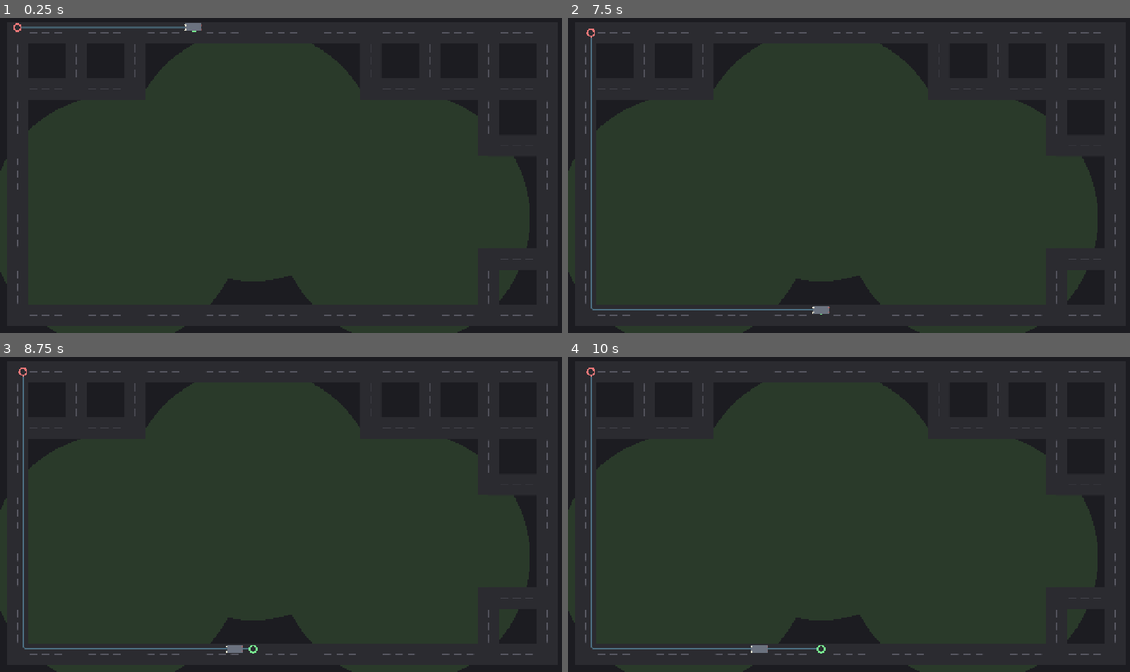
Above: before the commit, frames 1-4 (two rows, left to right).
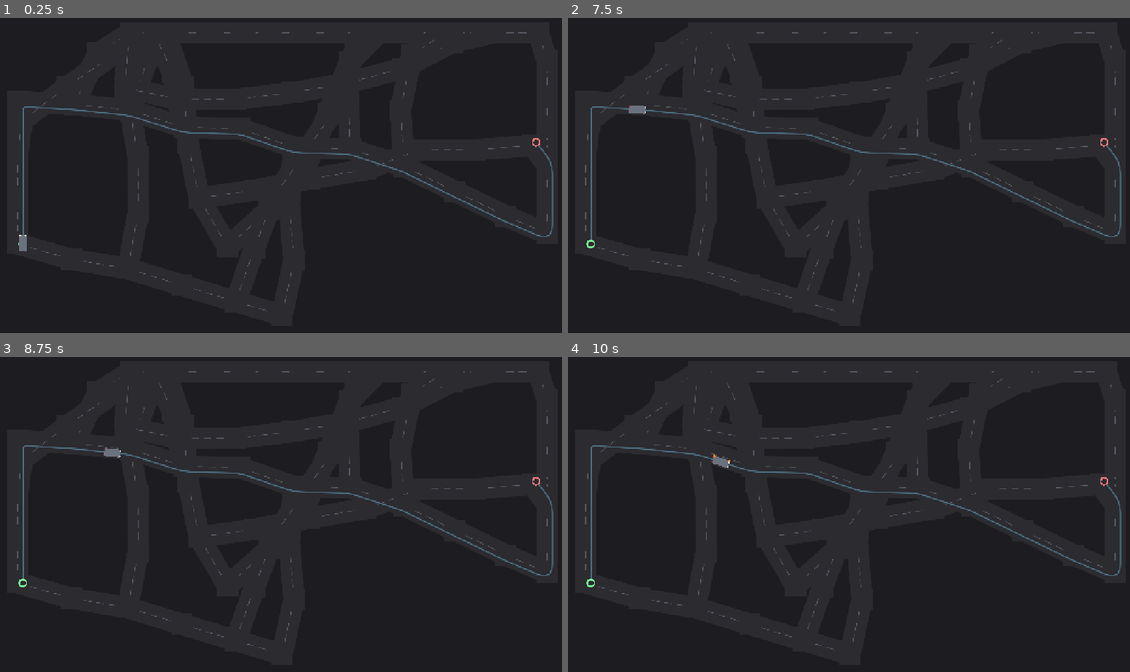
Above: after the commit, the same moments.

Repository: kristofsw/city-traffic-sim
Game: Godot game, scene res://scenes/main.tscn
Two runs of this game, one before a commit and one after it. Both use one fixed random seed, a clock stepped at 60 frames per second and the inputs below.
Inputs (mouse positions are in pixels of both pictures, inside the frame that each line leads up to):
- Up to frame 1 (0.25 s): no input
- Up to frame 2 (7.5 s): tap Enter at 0.5, 2, 3.5 s; move the mouse to (972, 159) at 0.52 s; hold Shift 0.53-1.25 s; click (972, 159) at 0.67 s; tap Space at 1.25, 2.75, 4.25 s; drag from (736, 191) to (820, 238) at 1.27 s; move the mouse to (905, 103) at 2.02 s; tap Ctrl at 2.1, 6.6 s; click (905, 103) at 2.17 s; drag from (820, 238) to (680, 125) at 2.77 s; move the mouse to (1017, 222) at 3.52 s; tap Alt at 3.6 s; click (1017, 222) at 3.67 s; drag from (680, 125) to (764, 93) at 4.27 s; move the mouse to (877, 175) at 5.02 s; hold Shift 5.03-5.75 s; click (877, 175) at 5.17 s; drag from (764, 93) to (736, 191) at 5.77 s; move the mouse to (972, 159) at 6.52 s; click (972, 159) at 6.67 s; drag from (736, 191) to (820, 238) at 7.27 s
- Up to frame 3 (8.75 s): move the mouse to (337, 442) at 8.02 s; tap Alt at 8.1 s; click (337, 442) at 8.17 s
- Up to frame 4 (10 s): drag from (820, 577) to (680, 464) at 8.77 s; move the mouse to (1017, 561) at 9.52 s; hold Shift from 9.53 s (still down); click (1017, 561) at 9.67 s

The runs differ from the first frame. In frame 1, 41% of the frame differs, in the area x 0-99%, y 1-100%; in frame 2, 40%; in frame 3, 41%; in frame 4, 41%, in the area x 0-99%, y 3-100%.

Commit message:
feat: generator_type toggle on RoadGrid (grid | street_network)
Add @export var generator_type: StringName = &"grid" to RoadGrid with
options grid (GridGenerator) and street_network (StreetNetworkGenerator).
_regenerate() now builds the default generator from this toggle when no
map_generator preset is assigned. The map_generator .tres export still
takes priority if set.

New StreetNetworkGenerator params exposed on RoadGrid: avenue_count,
side_street_density, angle_jitter, snap_tolerance -- so the organic
network is fully configurable from the inspector without a .tres preset.

The road_grid.tscn scene sets generator_type = &"street_network" so the
organic network is the default visual experience. Runtime verified: 101
nodes, 10-hop paths, no errors. 101/101 tests pass.

Diff:
--- a/scenes/road_grid.tscn
+++ b/scenes/road_grid.tscn
@@ -10,3 +10,4 @@
 road_width = 48.0
 lane_width = 24.0
 show_debug = false
+generator_type = &"street_network"
--- a/scripts/road_grid.gd
+++ b/scripts/road_grid.gd
@@ -23,9 +23,20 @@
 @export var show_debug: bool = false
 @export var lane_offset: float = 12.0  # right-hand lane offset, matches vehicle
 @export var turn_radius_for_route: float = 22.0  # matches vehicle turn_radius
+## Which built-in generator to use when no `map_generator` preset is assigned.
+## "grid" = Manhattan grid (GridGenerator); "street_network" = organic
+## street network (StreetNetworkGenerator). The `map_generator` export
+## always takes priority if set.
+@export var generator_type: StringName = &"grid"
+## StreetNetworkGenerator params (used only when generator_type == "street_network"
+## and no map_generator preset is assigned).
+@export var avenue_count: int = 5
+@export var side_street_density: float = 0.5
+@export var angle_jitter: float = 0.35
+@export var snap_tolerance: float = 24.0
 ## Optional map-generator preset (.tres). When assigned, RoadGrid uses a
 ## duplicate of it (so a shared preset isn't mutated) instead of building a
-## default GridGenerator from the exports above. This is the seam for
+## default generator from the exports above. This is the seam for
 ## expandable map generation: drop a HexGenerator.tres / RadialGenerator.tres
 ## here to swap topologies without touching this script.
 @export var map_generator: MapGenerator = null
@@ -48,6 +59,18 @@
 	if map_generator != null:
 		# Use a duplicate so a shared preset resource isn't mutated by generate().
 		generator = map_generator.duplicate(true)
+	elif generator_type == &"street_network":
+		var sn := StreetNetworkGenerator.new()
+		sn.screen_size = screen_size
+		sn.margin_px = margin_px
+		sn.target_block_size = target_block_size
+		sn.road_width = road_width
+		sn.lane_width = lane_width
+		sn.avenue_count = avenue_count
+		sn.side_street_density = side_street_density
+		sn.angle_jitter = angle_jitter
+		sn.snap_tolerance = snap_tolerance
+		generator = sn
 	else:
 		var grid := GridGenerator.new()
 		grid.screen_size = screen_size
